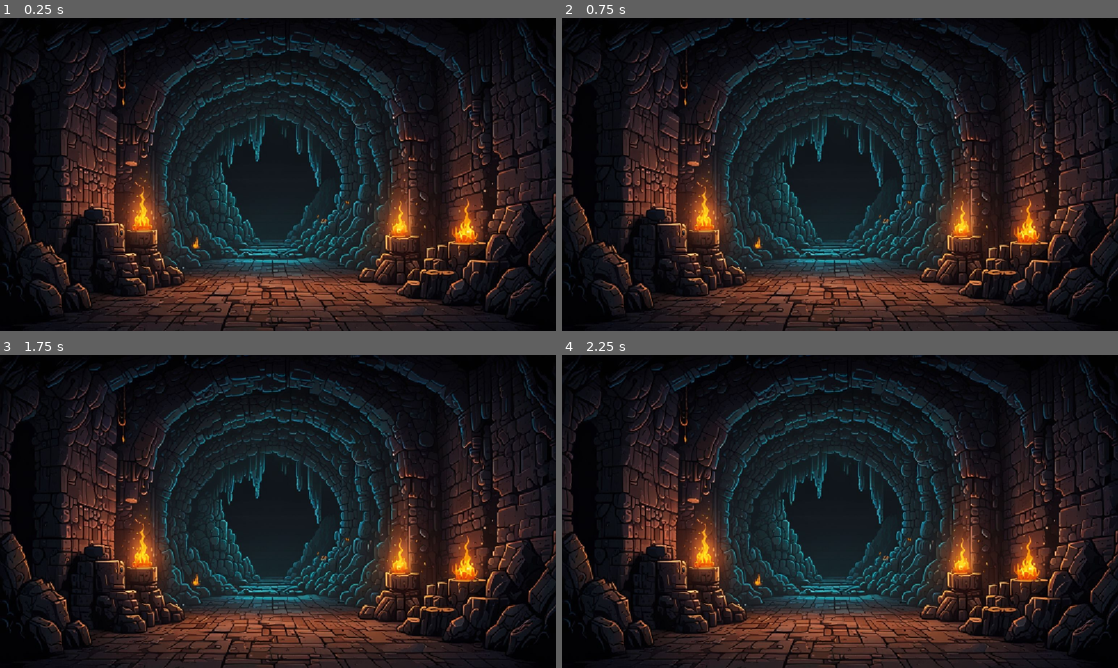
Above: before the commit, frames 1-4 (two rows, left to right).
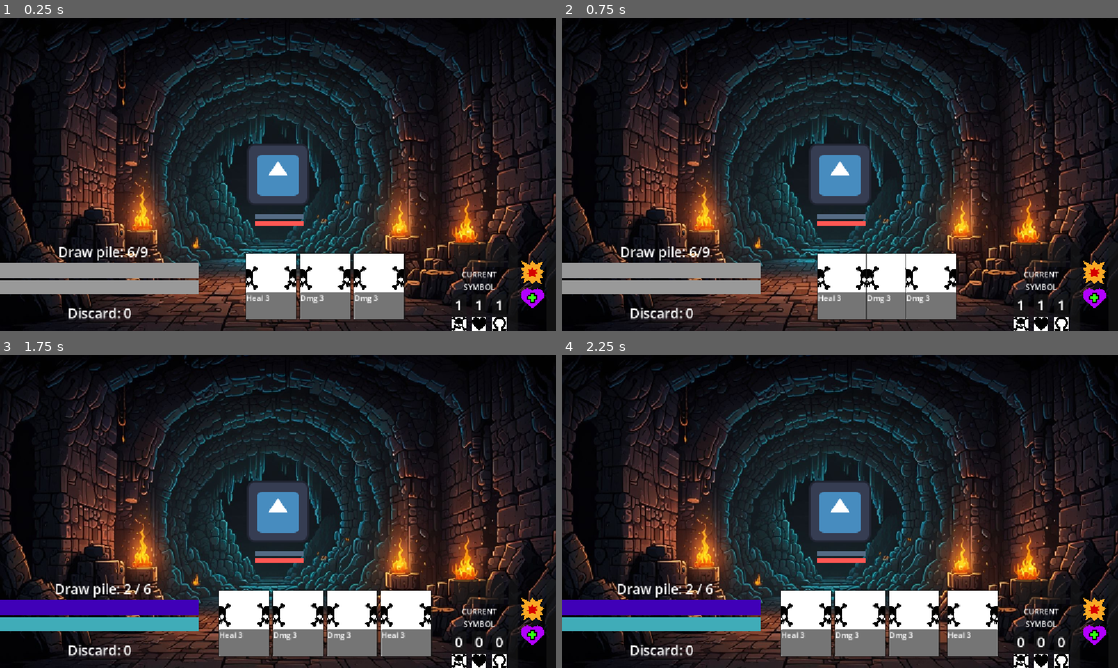
Above: after the commit, the same moments.

Repository: OteroJP/roguelito
Game: Godot game, scene res://ui/main.tscn
Same seed, same stepped clock (60 frames per second), same inputs: the game is played once before the commit and once after it. The engine's default icon, where the game draws it, is replaced by a stand-in: a white triangle on a blue panel in a dark square.
Inputs (mouse positions are in pixels of both pictures, inside the frame that each line leads up to):
- Up to frame 1 (0.25 s): no input
- Up to frame 2 (0.75 s): click (1095, 271) at 0.52 s
- Up to frame 3 (1.75 s): click (533, 636) at 1.27 s
- Up to frame 4 (2.25 s): click (1095, 649) at 2.02 s

The runs differ from the first frame. In frame 1, 13% of the frame differs, in the area x 0-98%, y 40-100%; in frame 2, 12%; in frame 3, 15%; in frame 4, 15%.
Error before the commit: Parse Error: Class "Hero" must implement "Character.take_damage()" and other inherited abstract methods or be marked as "@abstract". (res://dungeon/character/h…

Commit message:
add attack and attack modifiers functionality

Diff:
--- a/dungeon/character/_character.gd
+++ b/dungeon/character/_character.gd
@@ -7,7 +7,8 @@
 @export var max_health: int
 @export var health: int
 @export var deck: Deck
-@export var statuses: Array[Status]
+var statuses: Array[Status]
+var attack_modifiers: Array[AttackModifier]
 
 var speed_bonus: int
 
@@ -19,12 +20,23 @@
 
 @abstract func end_phase() -> void
 
-@abstract func take_damage(attack: Attack) -> void
+@abstract func take_damage(damage: int, ignores_armor: bool) -> void
+
+@abstract func take_attack(attack: Attack) -> void
+
+@abstract func perform_attack(target: Character, damage: int = 0, ignores_armor: bool = false) -> void
+
+@abstract func heal(amount_to_heal: int) -> void
 
 
-func heal(amount_to_heal: int) -> void:
-	health += amount_to_heal
-	character_stats_changed.emit()
+func take_attack_modifier(modifier: AttackModifier) -> void:
+	modifier.append(attack_modifiers)
+	modifier.attack_modifier_depleted.connect(remove_attack_modifier)
+
+
+func remove_attack_modifier(modifier: AttackModifier) -> void:
+	attack_modifiers.erase(modifier)
+	#Entiendo que siendo q son ref counted no necesitan free
 
 
 func tick_statuses(villain: Villain, hero: Hero) -> void:
@@ -40,4 +52,4 @@
 
 func remove_status(status_to_remove: Status) -> void:
 	statuses.erase(status_to_remove)
-	status_to_remove.queue_free()
+	#Entiendo que siendo q son ref counted no necesitan free
--- a/dungeon/character/attack.gd
+++ b/dungeon/character/attack.gd
@@ -1,6 +1,12 @@
 class_name Attack
 extends RefCounted
 
-:
-	health -= damage
-	character_stats_changed.emit()
+var target: Character
+var damage: int
+var ignores_armor: bool
+
+
+func _init(_target: Character, _damage: int, _ignores_armor: bool) -> void:
+	target = _target
+	damage = _damage
+	ignores_armor = _ignores_armor
--- /dev/null
+++ b/dungeon/character/attack_modifier.gd
@@ -0,0 +1,23 @@
+class_name AttackModifier
+extends RefCounted
+
+signal attack_modifier_depleted(attack_modifier: AttackModifier)
+
+var target: Character
+var damage_modification: int
+var ignores_armor: bool
+var uses_left: int = 1:
+	set(_uses_left):
+		uses_left = _uses_left
+		if uses_left <= 0:
+			attack_modifier_depleted.emit(self)
+
+
+func modify_attack(attack: Attack) -> void:
+	attack.target = target
+	attack.damage += damage_modification
+	attack.ignores_armor = ignores_armor
+
+
+func spend_use() -> void:
+	uses_left -= 1
--- a/dungeon/character/hero/hero.gd
+++ b/dungeon/character/hero/hero.gd
@@ -5,8 +5,11 @@
 
 enum Stance { NONE, ATTACK, DEFEND, UPGRADE }
 
+@export var max_basic_damage: int
+@export var basic_damage: int
 @export var max_armor: int
 @export var armor: int
+@export var immune_to_damage: bool = false
 
 var current_stance: Stance = Stance.NONE
 var _hero_visuals: HeroVisuals
@@ -49,4 +52,47 @@
 
 func end_phase() -> void:
 	speed_bonus = 0
+	for modifier in attack_modifiers:
+		modifier.spend_use()
+	immune_to_damage = false
 	GameManager.is_current_hero_card_enabled =  true
+
+
+func take_damage(damage: int, ignores_armor: bool = false) -> void:
+	var incoming_damage := damage
+	if not ignores_armor:
+		var absorbed_damage := mini(armor, incoming_damage)
+		armor -= absorbed_damage
+		incoming_damage -= absorbed_damage
+	health -= incoming_damage
+	character_stats_changed.emit()
+
+
+func take_attack(attack: Attack) -> void:
+	if immune_to_damage:
+		return
+	take_damage(attack.damage, attack.ignores_armor)
+
+
+func perform_attack(target: Character, damage: int = 0, ignores_armor: bool = false) -> void:
+	var new_attack: Attack = Attack.new(target, damage, ignores_armor)
+	for modifier in attack_modifiers:
+		modifier.modify_attack(new_attack)
+	target.take_attack(new_attack)
+
+
+func increase_max_armor(increase: int) -> void:
+	max_armor += increase
+
+
+func increase_max_health(increase: int) -> void:
+	max_health += increase
+
+
+func increase_max_basic_damage(increase: int) -> void:
+	max_basic_damage += increase
+
+
+func heal(amount_to_heal: int) -> void:
+	health += amount_to_heal
+	character_stats_changed.emit()
--- a/dungeon/character/status.gd
+++ b/dungeon/character/status.gd
@@ -1,5 +1,5 @@
 class_name Status
-extends Resource
+extends RefCounted
 ## Use a duration of -1 for infinite statuses
 
 signal status_depleted(status: Status)
--- a/dungeon/character/villain/villain.gd
+++ b/dungeon/character/villain/villain.gd
@@ -13,6 +13,7 @@
 @export var second_phase_min: int
 @export var second_phase_max: int
 @export var symbol_bonuses: Array[SymbolBonus]
+@export var immune_to_damage: bool = false
 @export var symbol_count: Dictionary[Symbol, int] = {
 	Symbol.SKULL: 0,
 	Symbol.OMEGA: 0,
@@ -84,4 +85,30 @@
 
 func end_phase() -> void:
 	speed_bonus = 0
+	for modifier in attack_modifiers:
+		modifier.spend_use()
 	GameManager.is_current_villain_card_enabled =  true
+
+
+func take_damage(damage: int, ignores_armor: bool = false) -> void:
+	var incoming_damage := damage
+	health -= incoming_damage
+	character_stats_changed.emit()
+
+
+func take_attack(attack: Attack) -> void:
+	if immune_to_damage:
+		return
+	take_damage(attack.damage, attack.ignores_armor)
+
+
+func perform_attack(target: Character, damage: int = 0, ignores_armor: bool = false) -> void:
+	var new_attack: Attack = Attack.new(target, damage, ignores_armor)
+	for modifier in attack_modifiers:
+		modifier.modify_attack(new_attack)
+	target.take_attack(new_attack)
+
+
+func heal(amount_to_heal: int) -> void:
+	health += amount_to_heal
+	character_stats_changed.emit()
Not shown, added: dungeon/character/attack_modifier.gd.uid
